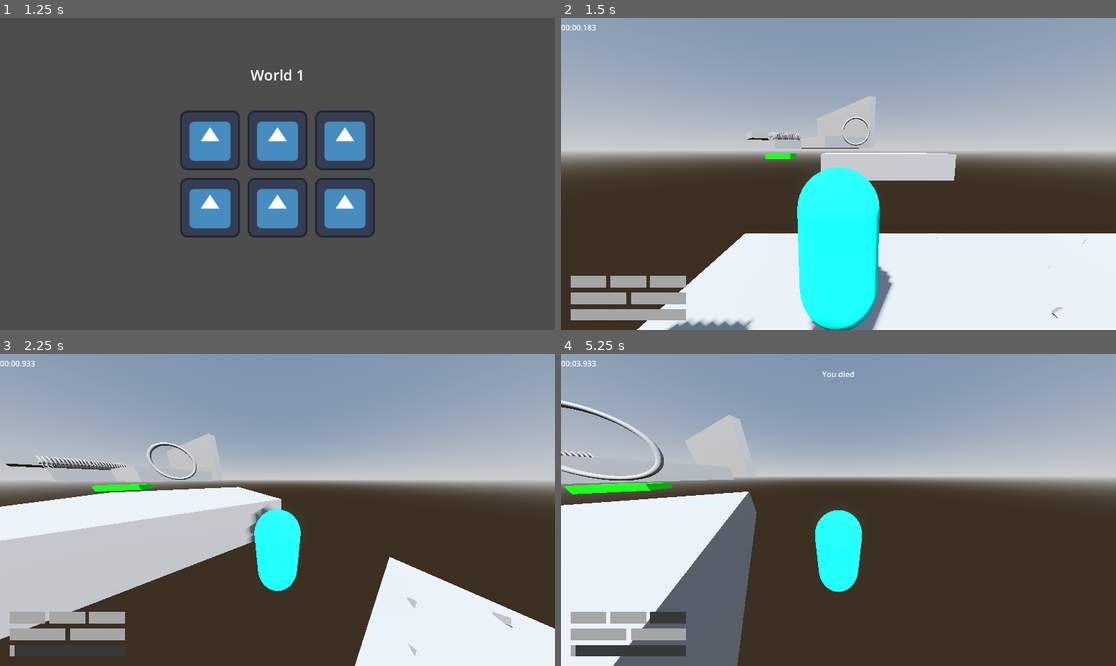
Above: before the commit, frames 1-4 (two rows, left to right).
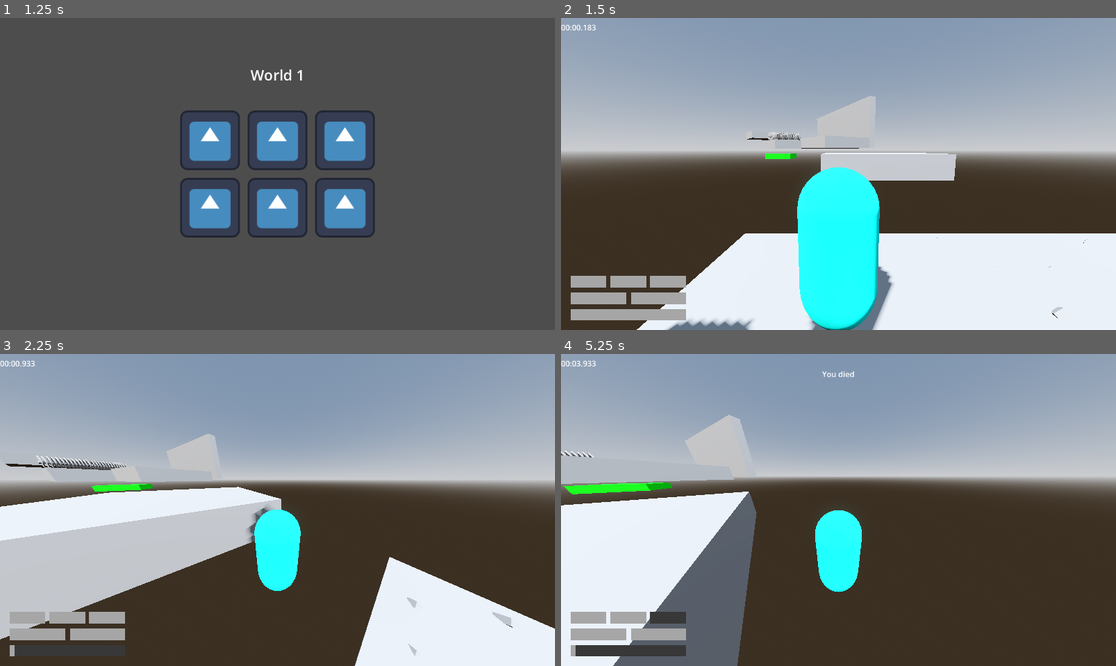
Above: after the commit, the same moments.

Repository: jpvds1/DDJD
Game: Godot game, scene res://scenes/game_controller.tscn
Same seed, same stepped clock (60 frames per second), same inputs: the game is played once before the commit and once after it. The engine's default icon, where the game draws it, is replaced by a stand-in: a white triangle on a blue panel in a dark square.
Inputs (mouse positions are in pixels of both pictures, inside the frame that each line leads up to):
- Up to frame 1 (1.25 s): click "Play" at 0.5 s
- Up to frame 2 (1.5 s): click (771, 139) at 1.25 s
- Up to frame 3 (2.25 s): tap Enter at 2 s; move the mouse to (305, 510) at 2.02 s; hold W (move_forwards) from 2.03 s (still down); tap Q (dash) at 2.1 s
- Up to frame 4 (5.25 s): keep holding W (move_forwards); tap Space (jump) at 2.27, 3.02, 4.52 s; move the mouse to (810, 510) at 2.77 s; tap Shift (sprint) at 2.85, 4.35 s; move the mouse to (849, 503) at 3.52 s; tap Q (dash) at 3.6, 5.1 s; move the mouse to (832, 516) at 4.27 s; move the mouse to (877, 513) at 5.02 s

Frame 1 is identical in both runs. In frame 2, less than 0.1% of the frame differs, in the area x 50-56%, y 31-41%; in frame 3, 0.2%; in frame 4, 0.6%, in the area x 0-19%, y 14-41%.

Commit message:
feat(boost): export boost strength

Diff:
--- a/platformer-game/scenes/levels/level_1.tscn
+++ b/platformer-game/scenes/levels/level_1.tscn
@@ -56,7 +56,7 @@
 level_path = NodePath("..")
 
 [node name="EndPlatform" parent="." unique_id=537576493 instance=ExtResource("5_sk5k4")]
-transform = Transform3D(15, 0, 0, 0, 1, 0, 0, 0, 9, 10.144826, 3.9999652, 46.728928)
+transform = Transform3D(15, 0, 0, 0, 1, 0, 0, 0, 9, 10.144826, 3.9999652, 59.98325)
 
 [node name="SawGroup" parent="." unique_id=1308033700 instance=ExtResource("7_oc4kc")]
 transform = Transform3D(0.81275517, 0, 0.58260536, 0, 1, 0, -0.58260536, 0, 0.81275517, 7.7081904, 4.4106293, 21.261473)
@@ -123,8 +123,13 @@
 transform = Transform3D(0.7425341, 0, 0.45143828, 0, 1, 0, -0.37566674, 0, 0.89230233, 0, 6.068636, 28.873814)
 size = Vector3(1, 6, 18)
 
-[node name="Boost" parent="." unique_id=1577880636 instance=ExtResource("11_excbq")]
-transform = Transform3D(1, 0, 0, 0, -4.371139e-08, -1, 0, 1, -4.371139e-08, -1.226529, 4.0402484, 11.248717)
+[node name="Boosts" type="Node3D" parent="." unique_id=1646250416]
+
+[node name="Boost" parent="Boosts" unique_id=1577880636 instance=ExtResource("11_excbq")]
+transform = Transform3D(1, 0, 0, 0, 0.65489906, -0.7557163, 0, 0.7557163, 0.65489906, 12.068403, 4.008952, 43.821613)
+
+[node name="Boost2" parent="Boosts" unique_id=6585585 instance=ExtResource("11_excbq")]
+transform = Transform3D(1, 0, 0, 0, 0.7342868, -0.6788392, 0, 0.6788392, 0.7342868, 12.068403, 5.408269, 48.08239)
 
 [editable path="Killzone"]
 [editable path="Laser"]
--- a/platformer-game/scripts/systems/boost_ring.gd
+++ b/platformer-game/scripts/systems/boost_ring.gd
@@ -1,7 +1,7 @@
 extends Area3D
 
 
-const BOOST = 10.0
+@export var boost = 12
 
 
 func _on_body_entered(body: Node3D) -> void:
@@ -13,4 +13,4 @@
 	var angle = body.velocity.angle_to(normal)
 
 	# boost the player in the direction orthogonal to the ring
-	body.velocity += BOOST * normal * (1 if angle <= PI / 2 else -1)
+	body.velocity += boost * normal * (1 if angle <= PI / 2 else -1)
Not shown: 1 places in platformer-game/scenes/levels/level_1.tscn that only renumber resources
